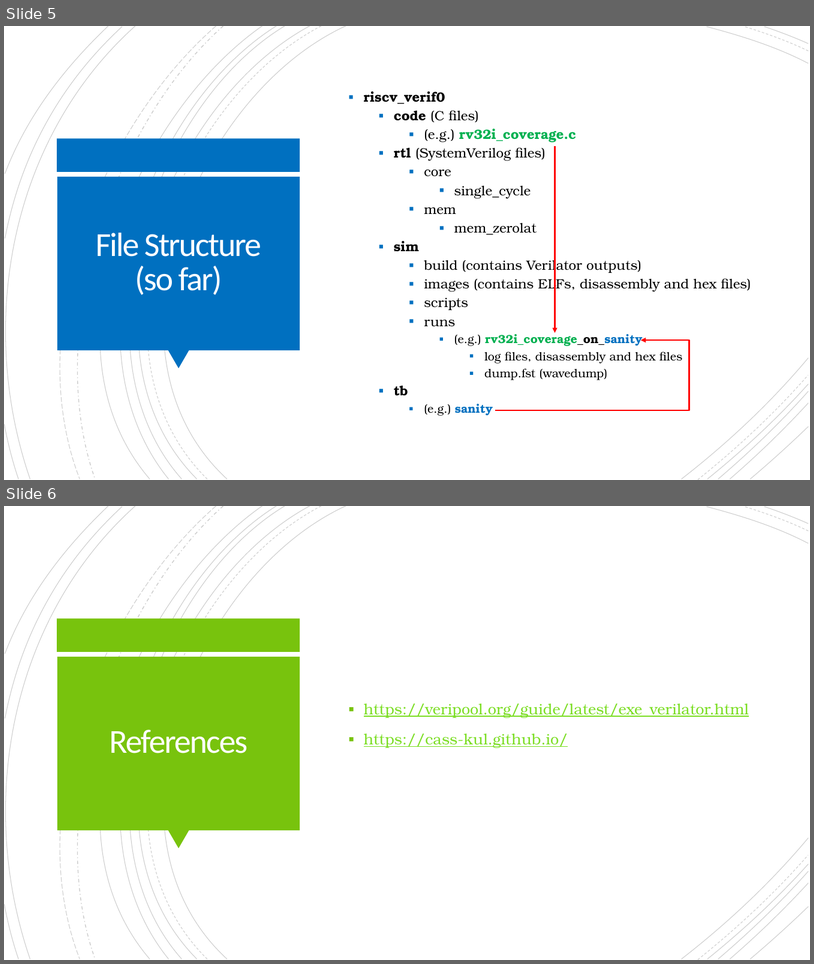
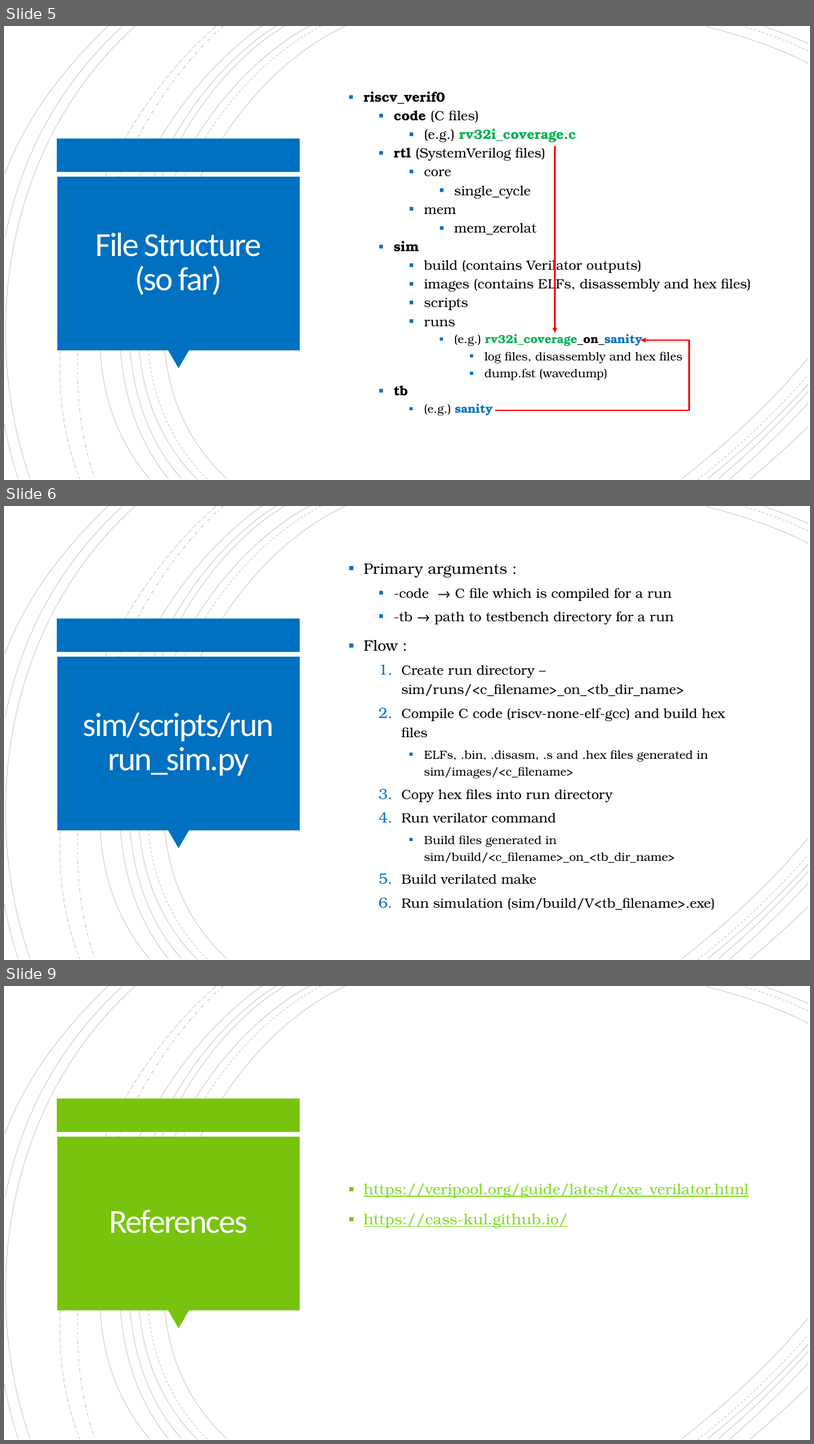
Before and after one commit to mrinav-saxena/riscv_verif0, a slide deck: readme.pptx. Shown one above the other, each under a label of ours: slides 5 and 6 before the commit, slides 5, 6 and 9 after it; the slides between them are not shown. The pictures are 814x964 and 814x1444 pixels, drawn with LibreOffice and Linux fonts; fonts in the diff are those of the drawing. Boxes give left, top, right and bottom in pixels: in the first picture for what was removed or moved away, otherwise in the second. Text is boxed around its words. In the diff, an @@ line names an element or a change of style, - is before the commit and + after.

```diff
--- a/readme.pptx
+++ b/readme.pptx
@@ slide 6 added at (x1=4, y1=506, x2=810, y2=960), background #FFFFFF; not listed: 24 template elements that a slide beside it also shows @@
@@ text added at (x1=364, y1=563, x2=725, y2=910), 16 pt, text #000000 @@
+▪ Primary arguments :
+  ▪ -code → C file which is compiled for a run
+  ▪ -tb → path to testbench directory for a run
+▪ Flow :
+  1. Create run directory – sim/runs/<c_filename>_on_<tb_dir_name>
+  2. Compile C code (riscv-none-elf-gcc) and build hex files
+    ▪ ELFs, .bin, .disasm, .s and .hex files generated in sim/images/<c_filename>
+  3. Copy hex files into run directory
+  4. Run verilator command
+    ▪ Build files generated in sim/build/<c_filename>_on_<tb_dir_name>
+  5. Build verilated make
+  6. Run simulation (sim/build/V<tb_filename>.exe)
@@ title added at (x1=83, y1=712, x2=274, y2=775), 40 pt, text #FFFEFF @@
+sim/scripts/run
+run_sim.py
@@ what was slide 6 is now slide 9 @@
```
Also in this commit, not shown: 2 other slides added, 4 other files.
